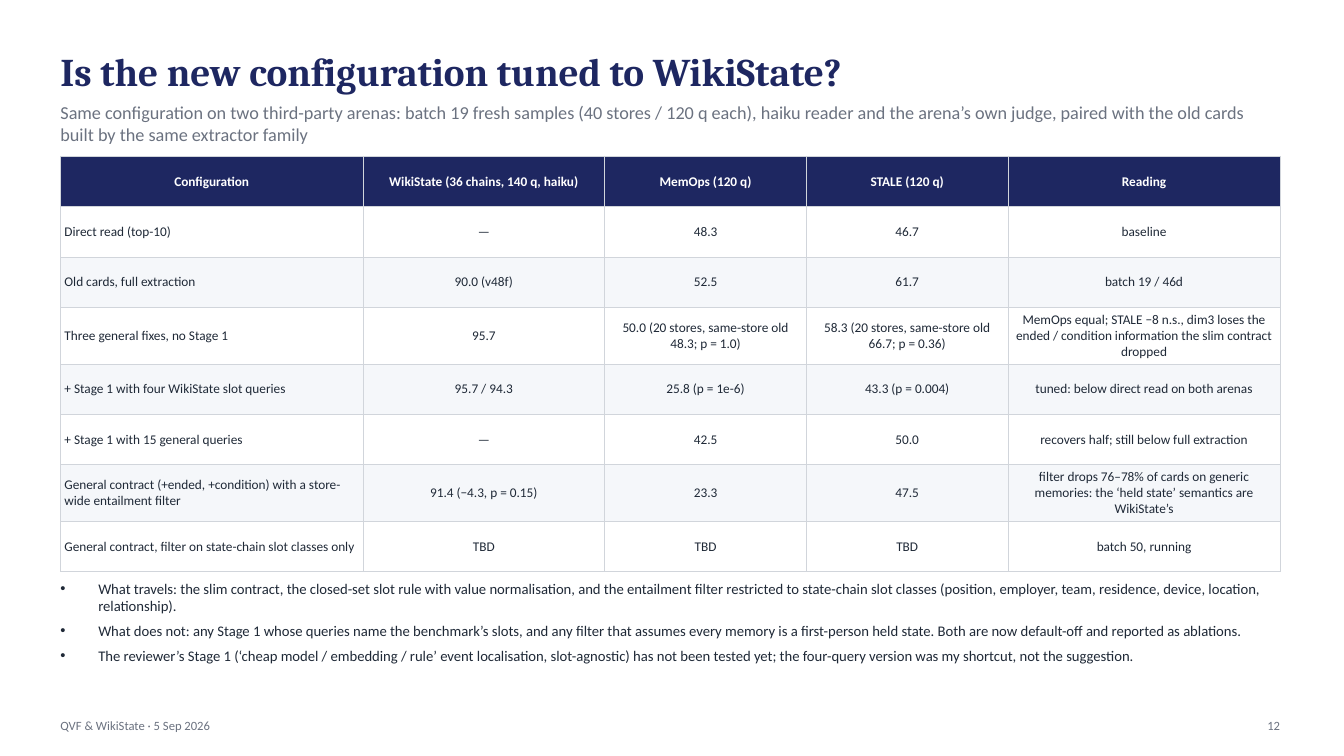
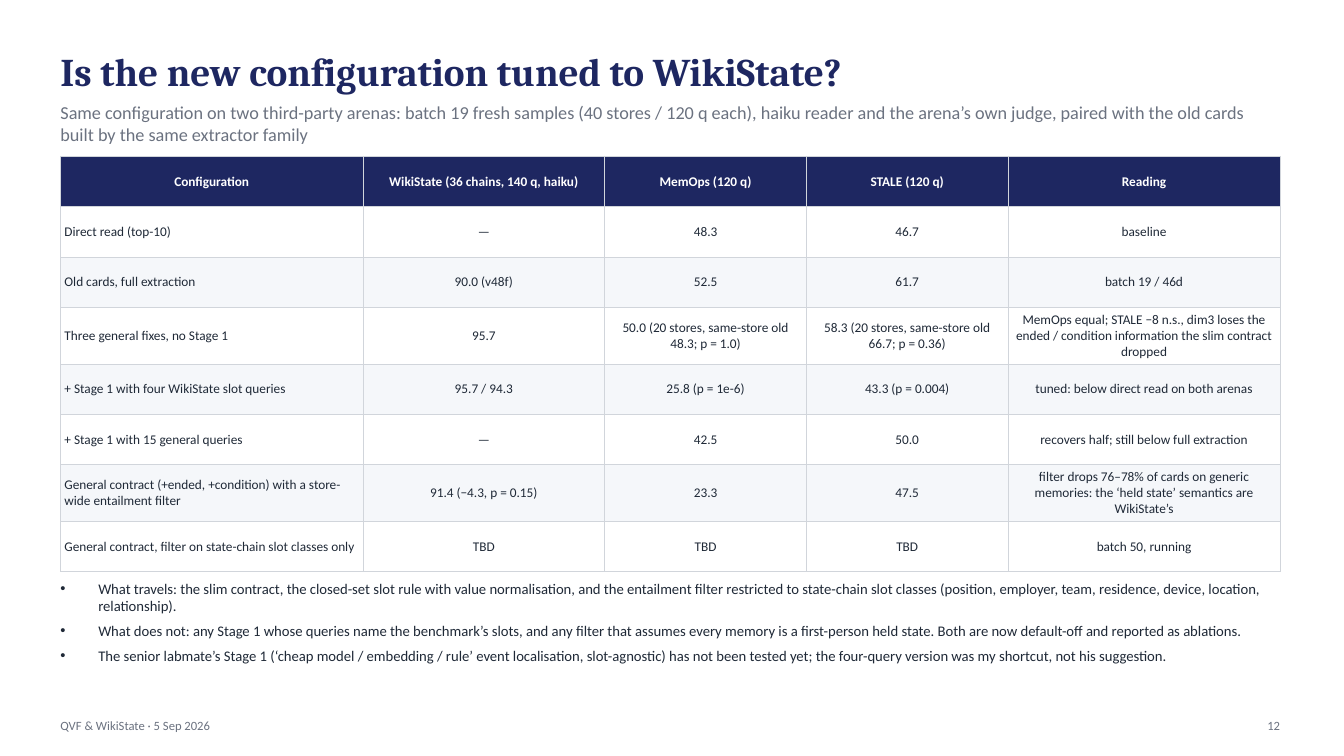
Before and after one commit to jeremyz12/qvf_withcontroller, a slide deck: slide 12 of results/talk_qvf_wikistate_20260905.pptx. Drawn at 1344x756 pixels with LibreOffice and Linux fonts; fonts in the diff are those of the drawing. Boxes give left, top, right and bottom in pixels: in the first picture for what was removed or moved away, otherwise in the second. Text is boxed around its words. In the diff, an @@ line names an element or a change of style, - is before the commit and + after.

```diff
--- a/results/talk_qvf_wikistate_20260905.pptx
+++ b/results/talk_qvf_wikistate_20260905.pptx
@@ text at <box>98,650,1166,664</box>: text changed @@
-• The reviewer’s Stage 1 (‘cheap model / embedding / rule’ event localisation, slot-agnostic) has not been tested yet; the four-query version was my shortcut, not the suggestion.
+• The senior labmate’s Stage 1 (‘cheap model / embedding / rule’ event localisation, slot-agnostic) has not been tested yet; the four-query version was my shortcut, not his suggestion.
```
Also in this commit, not shown: 4 other slides changed, 2 other files.
